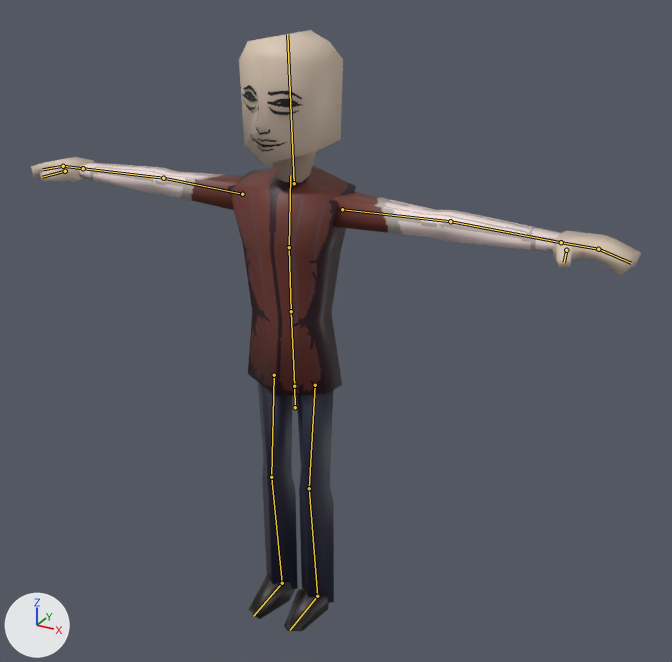
Before and after pictures for a commit that changed the Blender file models/mercenary/mercenary.blend.
Camera for both pictures: a camera (50 mm lens) standing at (1.27, -2.06, 2.0) and looking at (0.2, -0.12, 1.03). The axes (+X, +Y, +Z) are drawn at lower left. The lights are the same throughout. The bones that bend it are drawn over the model as lines.

In view in the first picture: 'eyepane', 'facepane', 'hands', 'head_mesh', 'legs', 'mouthpane', 'torso'.
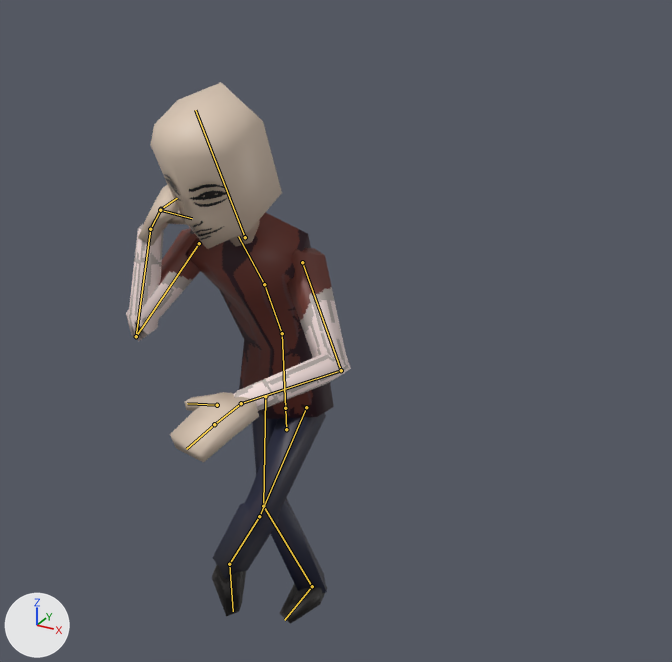
The newer file adds an action. The first version stands in its rest pose; the second is drawn at frame 0 of the action 'innkeeper_idle'.

The change in detail:
Bone 'root_e' (bone_root_e) moves from (0.0, 0.0, 0.0) to (0.051, -0.048, 0.0).
Bone 'torso1_e' (bone_torso1_e) turns from (0, 0, 0) to (0, 0, -23) degrees about its own x, y and z.
Bone 'torso2_e' (bone_torso2_e) moves from (0.0, 0.0, 0.0) to (0.016, -0.008, 0.0).
Bone 'torso2_e' (bone_torso2_e) turns from (0, 0, 0) to (0, 0, -15) degrees about its own x, y and z.
Bone 'head_e' (bone_head_e) turns from (0, 0, 0) to (0, 0, 14) degrees about its own x, y and z.
Bone 'l_leg_ik_e' (bone_l_leg_ik_e) moves from (0.0, 0.0, 0.0) to (0.113, -0.119, 0.251).
Bone 'l_leg_ik_e' (bone_l_leg_ik_e) turns from (0, 0, 0) to (7, 9, -79) degrees about its own x, y and z.
Bone 'r_leg_ik_e' (bone_r_leg_ik_e) moves from (0.0, 0.0, 0.0) to (0.0, 0.031, 0.095).
Bone 'r_arm_pole_e' (bone_r_arm_pole_e) moves from (0.0, 0.0, 0.0) to (-0.214, -0.815, 0.44).
Bone 'l_arm_pole_e' (bone_l_arm_pole_e) moves from (0.0, 0.0, 0.0) to (0.199, -0.065, 0.046).
Bone 'l_arm_ik_e' (bone_l_arm_ik_e) moves from (0.0, 0.0, 0.0) to (-0.659, -0.274, -0.418).
Bone 'l_arm_ik_e' (bone_l_arm_ik_e) turns from (0, 0, 0) to (36, -102, -30) degrees about its own x, y and z.
Bone 'r_arm_ik_e' (bone_r_arm_ik_e) moves from (0.0, 0.0, 0.0) to (0.388, -0.023, -0.467).
Bone 'r_arm_ik_e' (bone_r_arm_ik_e) turns from (0, 0, 0) to (-56, -170, -16) degrees about its own x, y and z.
Bone 'r_hand1_e' (bone_r_hand1_e) turns from (0, 0, 0) to (4, 2, 18) degrees about its own x, y and z.
Bone 'r_thumb_e' (bone_r_thumb_e) turns from (0, 0, 0) to (81, -15, -20) degrees about its own x, y and z.

What differs and where, as boxes [x1, y1, x2, y2] in the pictures (672 x 662 px):
'torso', posed (53% narrower, 11% shorter): before [78, 162, 562, 396]; after [126, 212, 351, 419]
'head_mesh', posed (26% wider, 10% taller): before [239, 30, 343, 182]; after [151, 82, 282, 249]
'legs', posed (33% wider, 15% shorter): before [248, 382, 334, 631]; after [212, 412, 327, 624]
'hands', posed (80% narrower, 133% taller): before [31, 157, 641, 276]; after [138, 184, 259, 462]
'eyepane', posed: before [242, 85, 302, 115]; after [164, 174, 230, 207]
'mouthpane', posed: before [250, 134, 286, 151]; after [191, 226, 224, 240]
'facepane', posed (47% wider, 7% shorter): before [256, 106, 270, 135]; after [182, 200, 203, 227]
